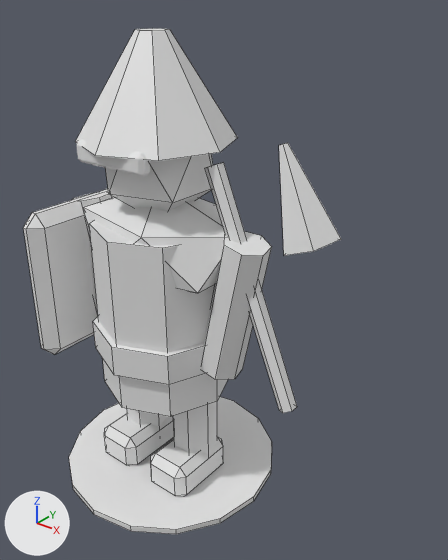
The Blender file ArtSource/Blender/Vanguard.blend as it was, and as the next commit left it.
Both versions are drawn from a 50 mm camera at (1.55, -1.56, 1.95) aimed at (0.27, 0.04, 0.95). Arrows for +X, +Y and +Z are at lower left; the lights stay in place. The first picture is the older version. Mesh edges are drawn as thin lines on the coarser meshes.

Names of what the first picture shows: 'Arm.001', 'Belt', 'BlobShadow', 'Body', 'Boot', 'Boot.001', 'Head', 'Helmet', 'Shield', 'Shoulders', 'Weapon', 'WeaponBlade' and 4 more.
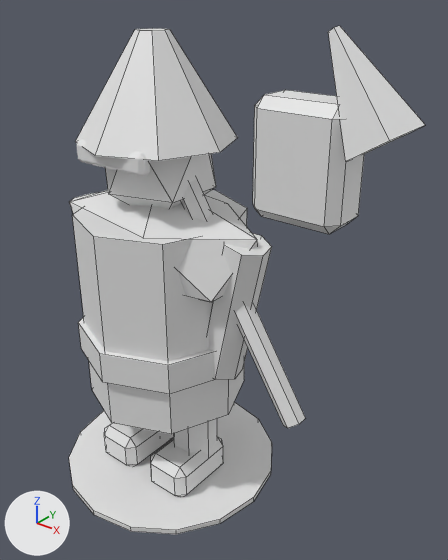
The newer file is also rescaled (x1.105) as a whole; pictures and numbers use the older file's frame.

What the commit changed:
me_body_mesh is used by ob_body; location (0.0, 0.0, 0.779).
me_body_mesh had 16 vertices, 10 faces and spanned x -0.266..0.266, y -0.266..0.266, z -0.352..0.352.
me_body_mesh now has 16 vertices, 10 faces and spans x -0.323..0.323, y -0.323..0.323, z -0.389..0.39.
me_body_mesh part 1: the whole mesh is scaled about its middle by (1.21, 1.21, 1.11).
me_belt_mesh is used by ob_belt; location (0.0, 0.0, 0.655).
me_belt_mesh had 16 vertices, 10 faces and spanned x -0.29..0.29, y -0.29..0.29, z -0.062..0.062.
me_belt_mesh now has 16 vertices, 10 faces and spans x -0.347..0.347, y -0.347..0.347, z -0.062..0.062.
me_belt_mesh part 2: the whole mesh is scaled about its middle by (1.2, 1.2, 1).
me_shoulders_mesh is used by ob_shoulders; location (0.0, 0.0, 1.064).
me_shoulders_mesh had 12 vertices, 20 faces and spanned x -0.357..0.357, y -0.21..0.21, z -0.209..0.209.
me_shoulders_mesh now has 12 vertices, 20 faces and spans x -0.442..0.442, y -0.226..0.226, z -0.228..0.228.
me_shoulders_mesh part 3: the whole mesh is scaled about its middle by (1.24, 1.08, 1.09).
Mesh me_greatweaponspike_mesh is new.
It is a 5-sided cut cone along z (radius 0.126 at the low end, 0.019 at the high end) spanning x -0.12..0.12, y -0.102..0.126, z -0.178..0.178.
It uses material mat_dc_enemy (white #e7e7e7).
Mesh me_greatweaponhead_mesh is new.
It has 24 vertices, 26 faces and spans x -0.168..0.168, y -0.094..0.094, z -0.2..0.2.
It uses material mat_dc_enemy (white #e7e7e7).
Mesh me_greatweaponhandle_mesh is new.
It is a 6-sided cylinder along z spanning x -0.041..0.041, y -0.047..0.047, z -0.656..0.656.
It uses material mat_dc_dark (white #e7e7e7).
Object 'Shield' (ob_shield) is deleted.
Object 'Weapon' (ob_weapon) is deleted.
Object 'WeaponBlade' (ob_weaponblade) is deleted.
Object 'GreatWeaponSpike' (ob_greatweaponspike) is new; it shows me_greatweaponspike_mesh.
Its location is (0.779, -0.038, 1.691).
Its rotation in degrees is (0, -32, 0).
Its scale is (0.905, 0.905, 0.905).
Object 'GreatWeaponHead' (ob_greatweaponhead) is new; it shows me_greatweaponhead_mesh.
Its location is (0.637, -0.038, 1.473).
Its scale is (0.905, 0.905, 0.905).
Object 'GreatWeaponHandle' (ob_greatweaponhandle) is new; it shows me_greatweaponhandle_mesh.
Its location is (0.323, -0.019, 1.026).
Its rotation in degrees is (0, -32, 0).
Its scale is (0.905, 0.905, 0.905).

Boxes (x1, y1, x2, y2) around the edits, measured in the pictures (448 x 560 px):
'Body', rescaled (26% wider, 24% taller)
    before: (89, 220, 228, 417)
    after: (72, 190, 247, 434)
'GreatWeaponHead', added
    after: (253, 90, 364, 234)
'Shoulders', rescaled
    before: (83, 197, 226, 293)
    after: (69, 190, 258, 302)
'Shield', deleted
    before: (23, 189, 113, 354)
'GreatWeaponSpike', added
    after: (328, 26, 425, 161)
'Belt', rescaled (21% wider, 13% taller)
    before: (93, 317, 206, 385)
    after: (78, 317, 215, 394)
'WeaponBlade', deleted
    before: (279, 143, 341, 255)
'Weapon', deleted
    before: (205, 162, 297, 413)
'GreatWeaponHandle', added
    after: (182, 180, 305, 428)
